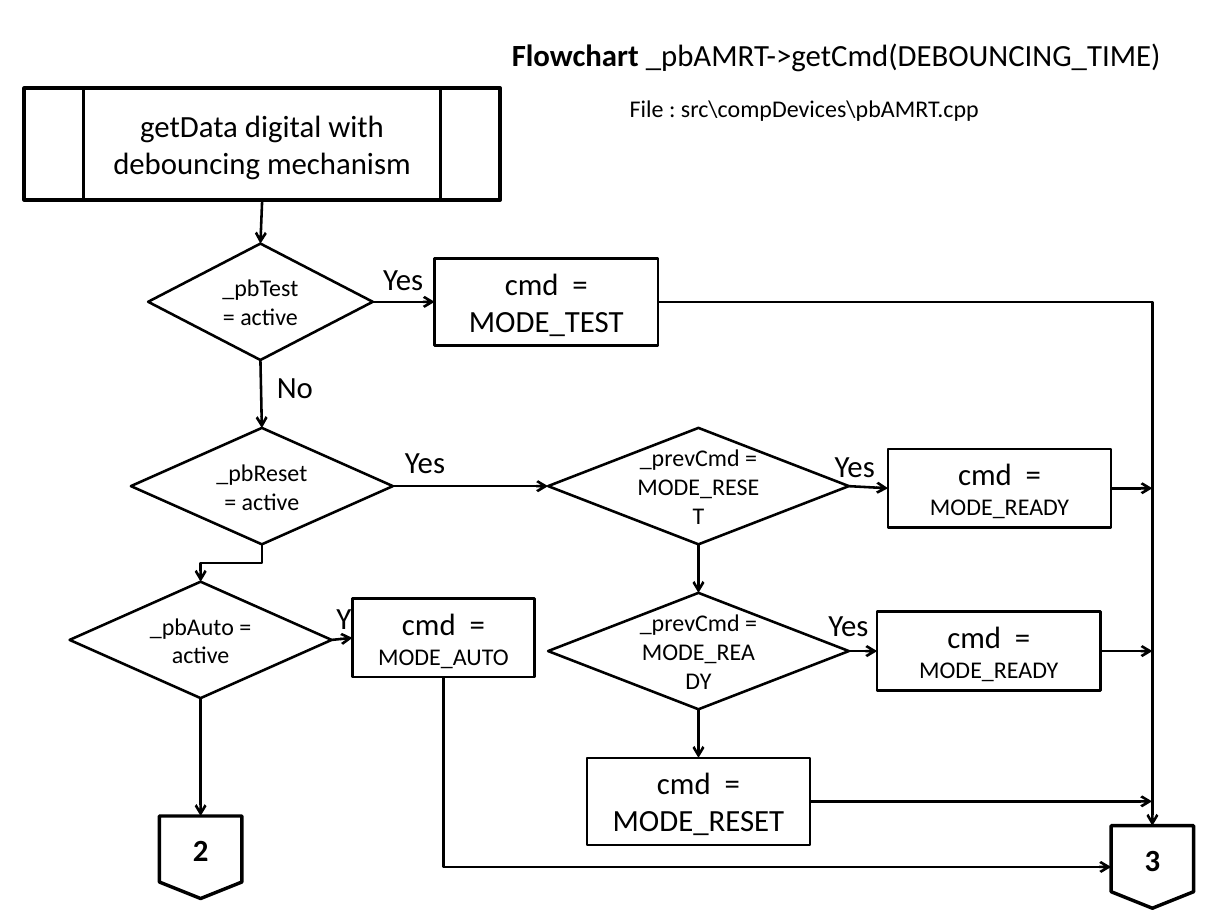
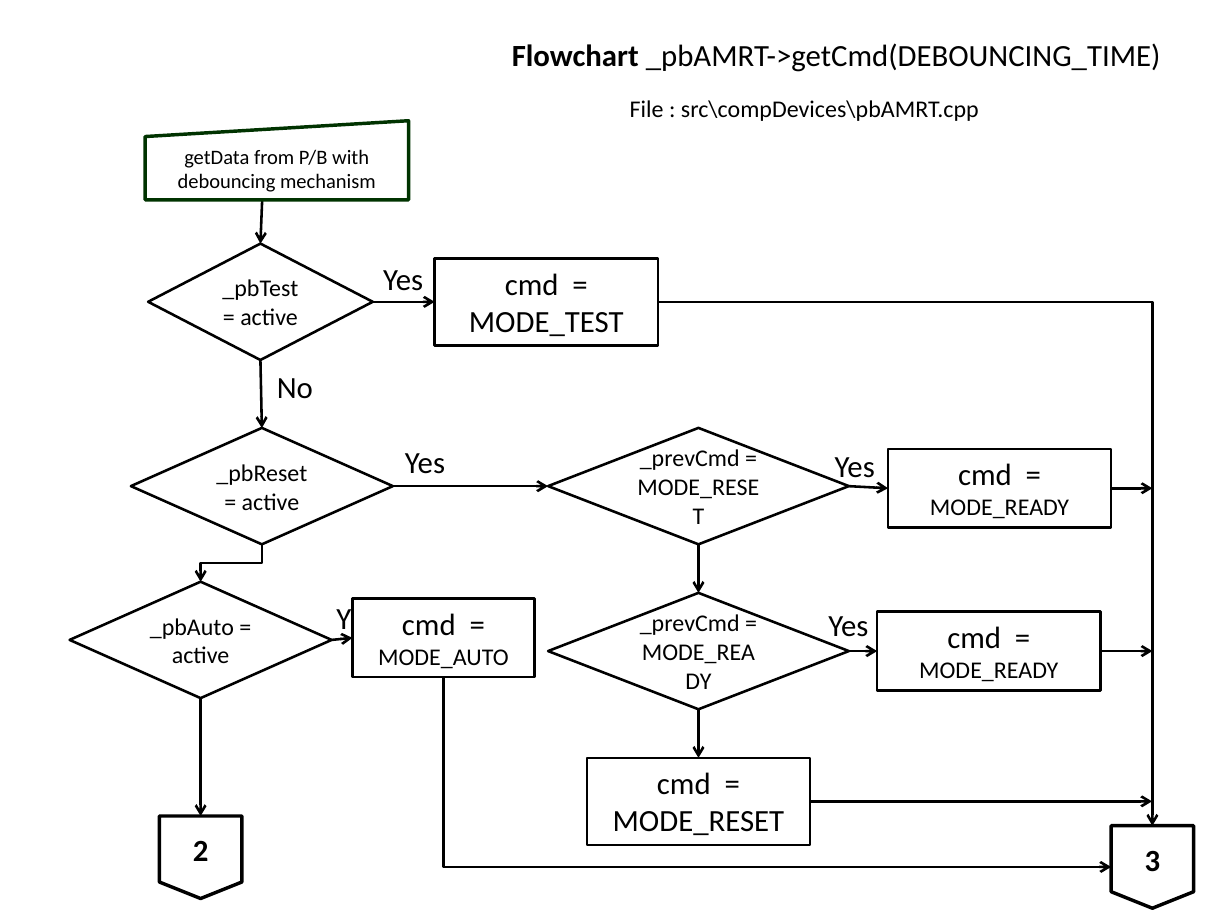
Before and after one commit to slametsampon/WFPS, a slide deck: slide 9 of resources/WFPS.pptx. Drawn at 1232x924 pixels with LibreOffice and Linux fonts; fonts in the diff are those of the drawing; background and template pictures are left out. Boxes give left, top, right and bottom in pixels: in the first picture for what was removed or moved away, otherwise in the second. Text is boxed around its words. In the diff, an @@ line names an element or a change of style, - is before the commit and + after.

```diff
--- a/resources/WFPS.pptx
+++ b/resources/WFPS.pptx
@@ flow chart manual input "getData from P/B with debouncing ...": place and size @@
-flow chart manual input "getData from P/B with debouncing ..." at box(25, 89, 500, 201)
+flow chart manual input "getData from P/B with debouncing ..." at box(145, 121, 409, 200)
@@ flow chart manual input "getData from P/B with debouncing ..." at box(145, 121, 409, 200): flow chart predefined process to flow chart manual input; outline #000000 2 pt to #003300 2 pt @@
@@ text in flow chart manual input at box(178, 149, 376, 192): text changed; size 18 to 12 pt @@
-getData digital with debouncing mechanism
+getData from P/B with debouncing mechanism
```
Also in this commit, not shown: 6 other slides changed.
